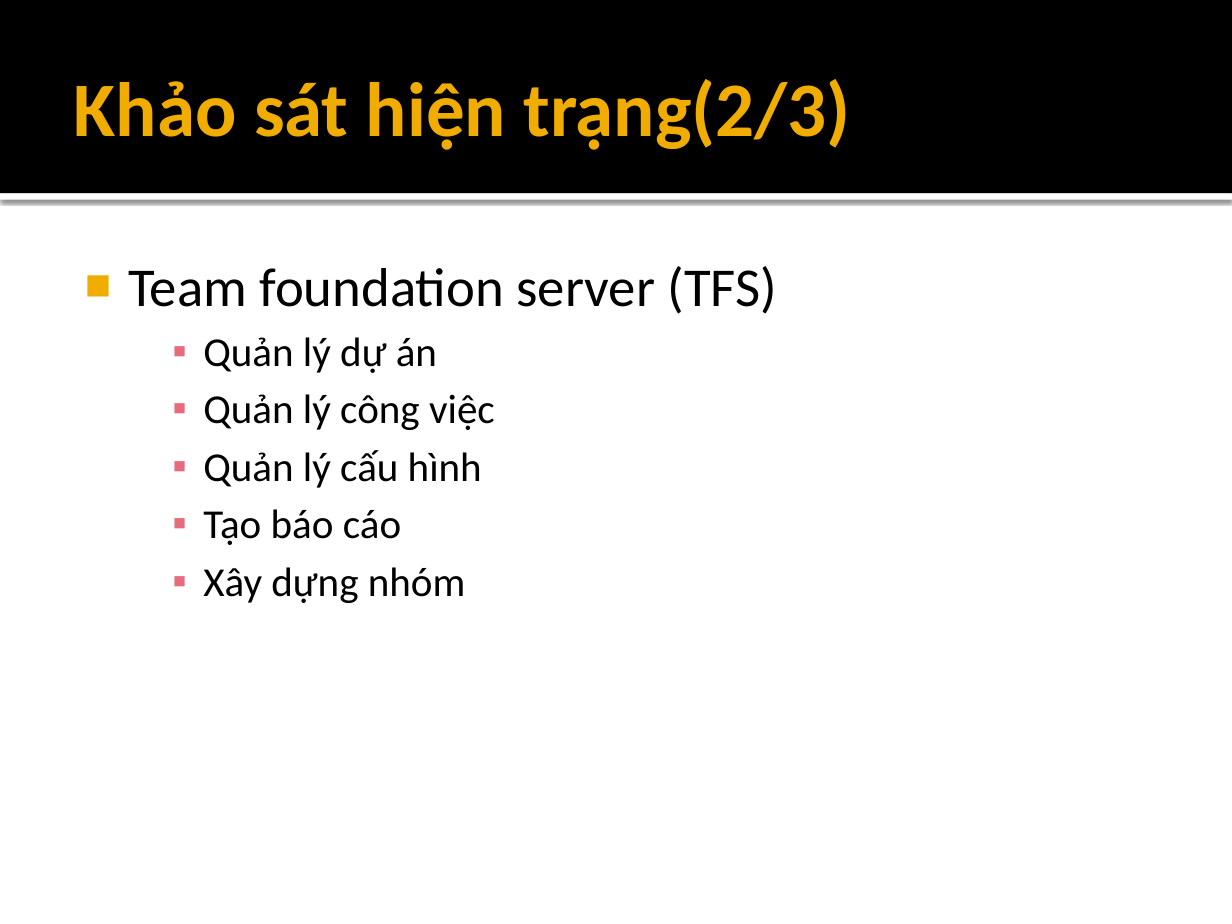
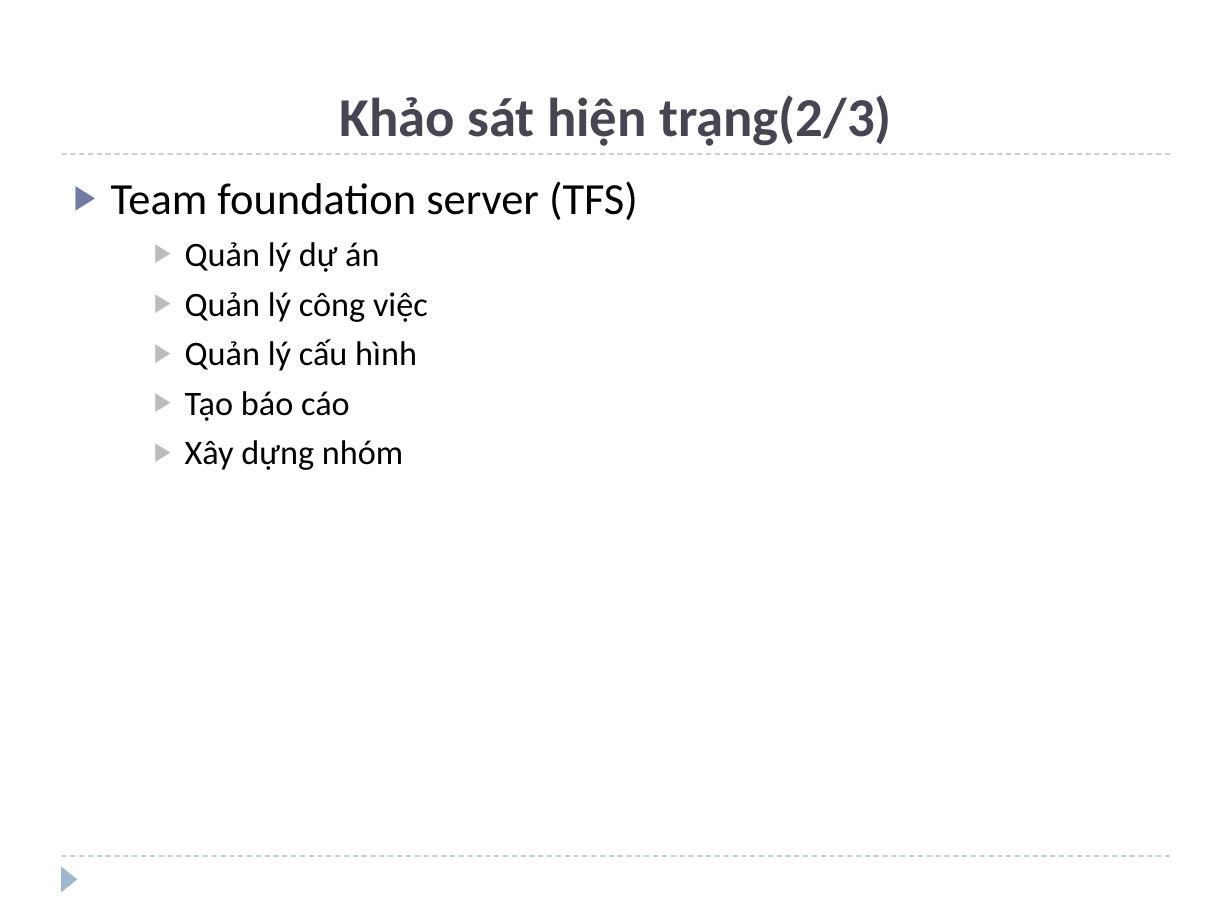
Before and after one commit to andungtra/he-thong-quan-ly-tuong-tac, a slide deck: slide 7 of Report/ppt/Presentation.pptx. Drawn at 1232x924 pixels with LibreOffice and Linux fonts; fonts in the diff are those of the drawing; background and template pictures are left out. Boxes give left, top, right and bottom in pixels: in the first picture for what was removed or moved away, otherwise in the second. Text is boxed around its words. In the diff, an @@ line names an element or a change of style, - is before the commit and + after.

```diff
--- a/Report/ppt/Presentation.pptx
+++ b/Report/ppt/Presentation.pptx
@@ rectangle removed at bbox=[0, 0, 1232, 193] @@
@@ title "Khảo sát hiện trạng(2/3)" at bbox=[339, 95, 892, 146]: size 45 to 32 pt, text colour #F0AD00 to #464653; alignment left to centre; vertical alignment middle to bottom @@
@@ text "Team foundation server (TFS)": place and size @@
-text "Team foundation server (TFS)" at bbox=[128, 266, 777, 603]
+text "Team foundation server (TFS)" at bbox=[111, 181, 638, 470]
@@ text "Team foundation server (TFS)" at bbox=[111, 181, 638, 470]: size 32 to 26 pt in "Team foundation server (TFS)"; size 24 to 20 pt in "Quản lý dự án", "Quản lý công việc", "Quản lý cấu hình", "Tạo báo cáo" and 1 more places; bullet ■ to ▶; more space between paragraphs; bullet colour #F0AD00 to #727CA3; bullet ▪ to ▶; bullet colour #E66C7D to #BDBDBD @@
@@ line added from (62, 154) to (1170, 154), #9FB8CD 0.75 pt dashed @@
@@ rectangle removed at bbox=[0, 193, 1232, 200] @@
@@ line added from (62, 856) to (1170, 856), #9FB8CD 0.75 pt dashed @@
@@ triangle added at bbox=[62, 866, 78, 892], fill #9FB8CD @@
```
Also in this commit, not shown: 19 other slides changed, 2 slides added, 2 slides removed.
